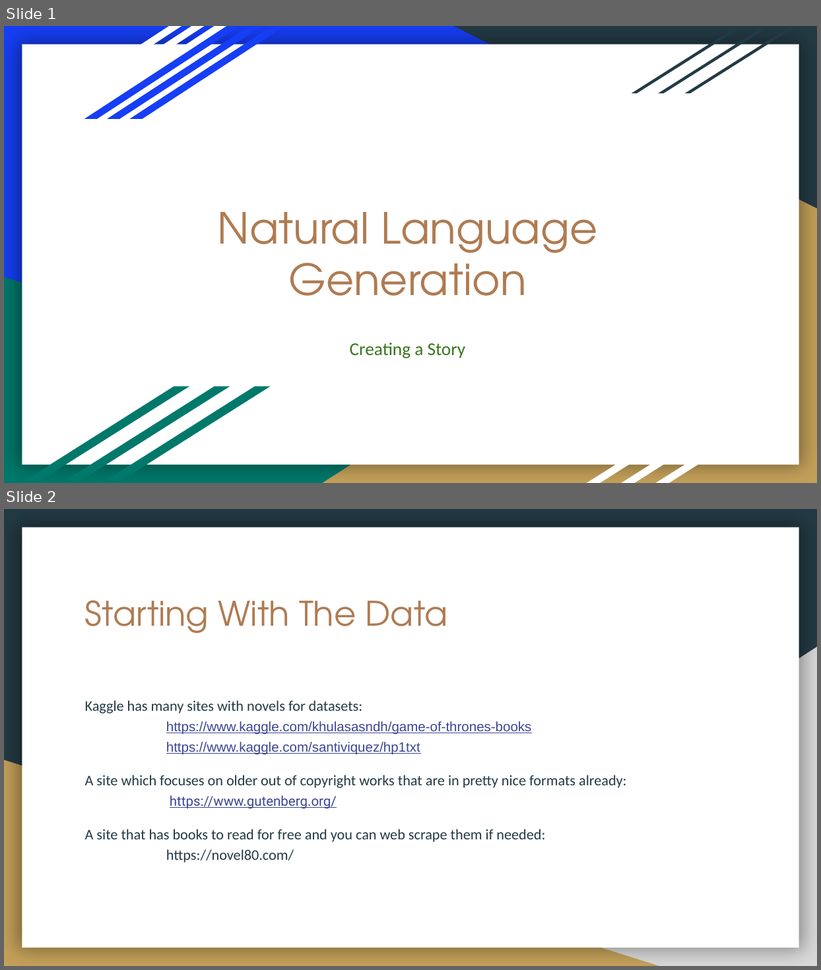
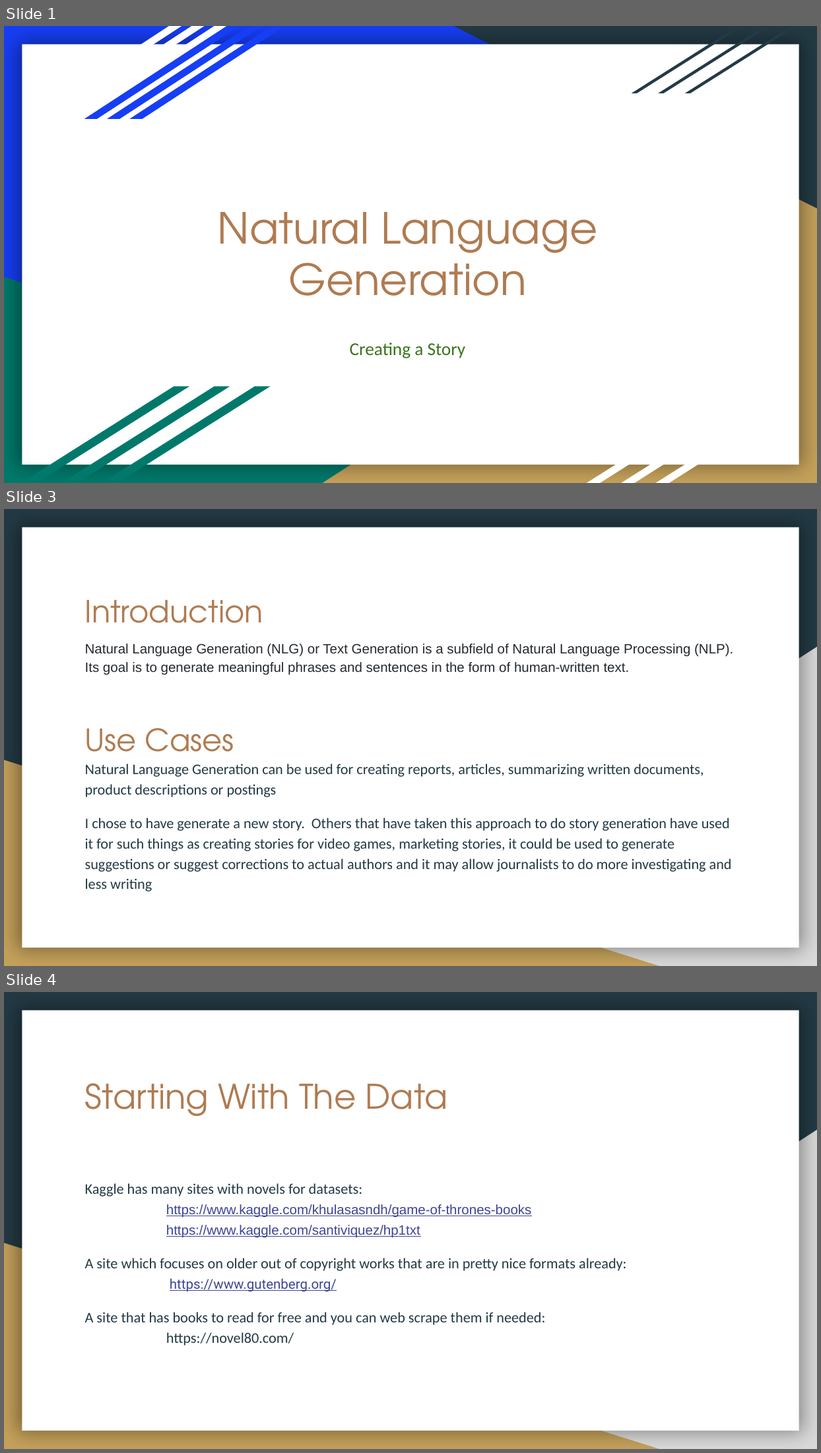
Before and after one commit to dbetzel/Springboard, a slide deck: Capstone3/Capstone3Final/Natural Language Generation Capstone 3.pptx. Shown one above the other, each under a label of ours: slides 1 and 2 before the commit, slides 1, 3 and 4 after it; the slides between them are not shown. The pictures are 821x970 and 821x1453 pixels, drawn with LibreOffice and Linux fonts; fonts in the diff are those of the drawing. Boxes give left, top, right and bottom in pixels: in the first picture for what was removed or moved away, otherwise in the second. Text is boxed around its words. In the diff, an @@ line names an element or a change of style, - is before the commit and + after.

```diff
--- a/Capstone3/Capstone3Final/Natural Language Generation Capstone 3.pptx
+++ b/Capstone3/Capstone3Final/Natural Language Generation Capstone 3.pptx
@@ slide 3 added at (x1=4, y1=509, x2=817, y2=966), background #233A44; not listed: 3 template elements that a slide beside it also shows @@
@@ title added at (x1=85, y1=600, x2=263, y2=623), 27 pt, text #AF7B51 @@
+Introduction
@@ text added at (x1=85, y1=644, x2=733, y2=892), 13 pt, text #233A44 @@
+Natural Language Generation (NLG) or Text Generation is a subfield of Natural Language Processing (NLP). Its goal is to generate meaningful phrases and sentences in the form of human-written text.
+Use Cases
+Natural Language Generation can be used for creating reports, articles, summarizing written documents, product descriptions or postings
+I chose to have generate a new story. Others that have taken this approach to do story generation have used it for such things as creating stories for video games, marketing stories, it could be used to generate suggestions or suggest corrections to actual authors and it may allow journalists to do more investigating and less writing
@@ what was slide 2 is now slide 4 @@
```
Also in this commit, not shown: 4 slides changed, 9 other slides added, 4 slides removed.
